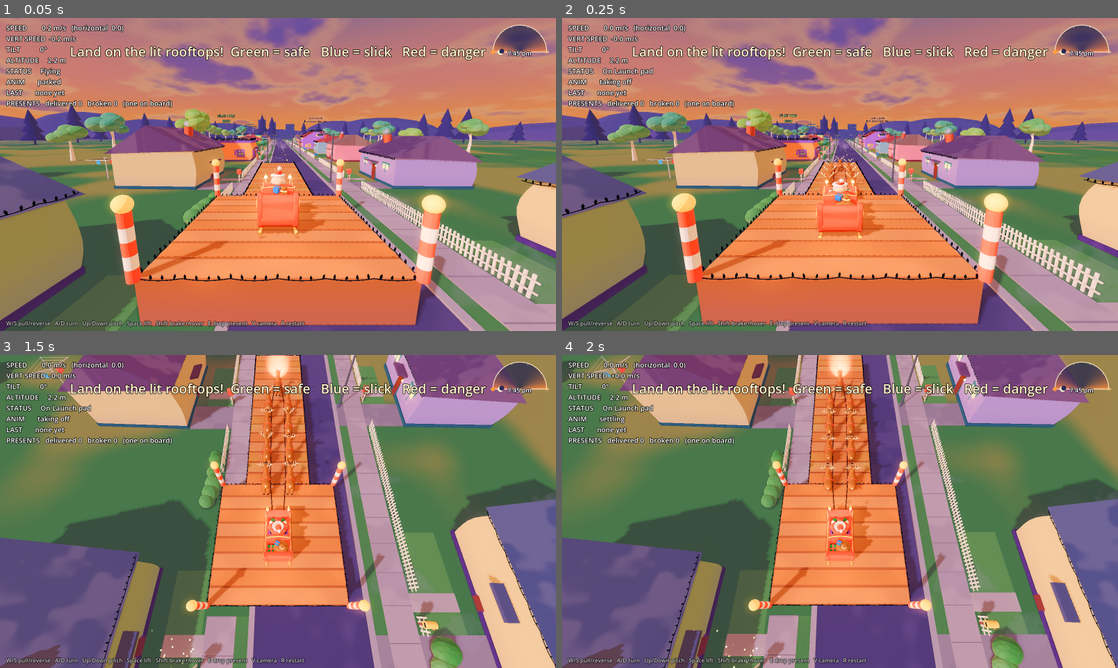
Above: before the commit, frames 1-4 (two rows, left to right).
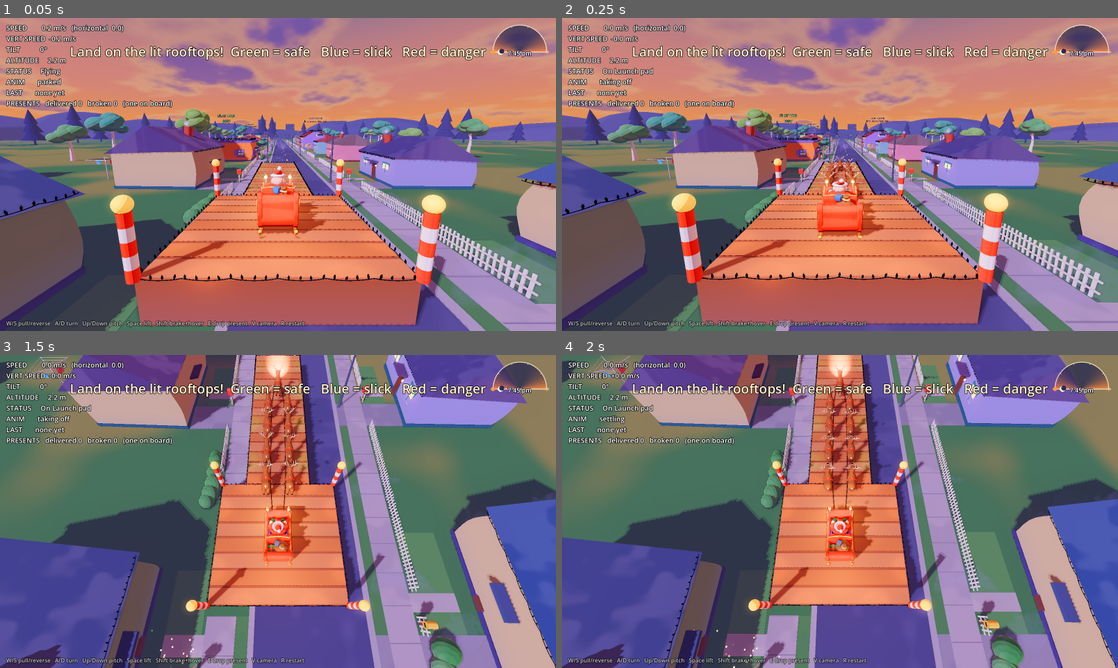
Above: after the commit, the same moments.

Repository: unexpear/santa-sim
Game: Godot game, scene res://scenes/main.tscn
Two runs of this game, one before a commit and one after it. Both use one fixed random seed, a clock stepped at 60 frames per second and the inputs below.
Inputs (mouse positions are in pixels of both pictures, inside the frame that each line leads up to):
- Up to frame 1 (0.05 s): no input
- Up to frame 2 (0.25 s): no input
- Up to frame 3 (1.5 s): move the mouse to (400, 495) at 0.52 s; hold X (elf_lean_right) 0.53-1.25 s; tap V (camera) at 0.6 s; click (400, 495) at 0.67 s; tap Space (elf_jump) at 0.77, 1.07 s; drag from (166, 527) to (250, 574) at 1.27 s
- Up to frame 4 (2 s): no input

The runs differ from the first frame. In frame 1, 34% of the frame differs, in the area x 0-100%, y 29-100%; in frame 2, 34%; in frame 3, 44%, in the area x 0-100%, y 0-100%; in frame 4, 44%.

Commit message:
Restore the art-directed model lighting under the night cycle
The night clock pushed ambient, fog albedo, exposure and fill/rim toward a bright 'sunset' palette at the start of the night, which washed every model out (elf, doors, furniture, houses looked flat and hazy vs aabdc98). Models/meshes were never changed. Now sunset/sunrise only colour the sky; ambient, fog, exposure and fill/rim stay at main.gd's values, with a mild darkening at solar midnight. The sun light is a 0.3 glint. Adds scripts/review_shots.gd + review_tree.gd to shoot the same review stills from any checkout.

Diff:
--- a/scripts/night_clock.gd
+++ b/scripts/night_clock.gd
@@ -30,6 +30,12 @@
 @export var scrub_rate := 900.0  ## debug: holding F8 (Shift+F8 back) runs the clock this many x faster
 @export var running := true
 
+## How dark solar midnight gets relative to the early-night art palette (tunable)
+const DEEP_SKY := 0.38
+const DEEP_HOR := 0.45
+const DEEP_AMBIENT := 0.75
+const DEEP_EXPOSURE := 0.9
+var deep := 0.0  ## 0 early night .. 1 solar midnight
 var night_seconds := 0.0  ## real seconds from start to sunrise
 var elapsed := 0.0
 var k := 0.0  ## 0 start (just before sunset) .. 1 sunrise
@@ -84,6 +90,7 @@
 	rim = p_rim
 	_base = {
 		"top": _sky_param("top_color"), "mid": _sky_param("mid_color"), "hor": _sky_param("horizon_color"),
+		"cloud": _sky_param("cloud_color"), "cloud_lit": _sky_param("cloud_lit_color"),
 		"amb": env.ambient_light_color, "amb_e": env.ambient_light_energy, "fog": env.volumetric_fog_albedo,
 		"moon_e": moon.light_energy if moon else 0.0, "fill_e": fill.light_energy if fill else 0.0, "rim_e": rim.light_energy if rim else 0.0,
 		"exp": env.tonemap_exposure,
@@ -210,7 +217,11 @@
 	var night := clampf(-sun_alt_deg / 14.0, 0.0, 1.0)
 	night = night * night * (3.0 - 2.0 * night)
 	lights_on = clampf((-sun_alt_deg - 1.0) / 4.0, 0.0, 1.0)  # on through civil dusk (sun -1..-5 deg)
-	interior_dim = lerpf(1.0, 0.55, clampf((-sun_alt_deg - 8.0) / 12.0, 0.0, 1.0))  # house lamps dim once everyone's in bed
+	interior_dim = lerpf(1.0, 0.8, clampf((-sun_alt_deg - 8.0) / 12.0, 0.0, 1.0))  # house lamps dim once everyone's in bed
+	# "deep" night: the art-directed palette is the early-night look; around solar midnight it
+	# goes properly dark (deeper sky, more stars, unlit clouds, lower ambient and exposure)
+	deep = clampf((-sun_alt_deg - 12.0) / 20.0, 0.0, 1.0)
+	deep = deep * deep * (3.0 - 2.0 * deep)
 	if env == null:
 		return
 	# sky: sunset (warm, light) -> dusk -> the art-directed night -> pre-dawn (pink) -> sunrise
@@ -224,32 +235,36 @@
 		var nh: Vector3 = _base.hor
 		var e1 := clampf(night * 2.0, 0.0, 1.0)  # day -> dusk
 		var e2 := clampf(night * 2.0 - 1.0, 0.0, 1.0)  # dusk -> night
-		var hor := day_hor.lerp(dusk_hor, e1).lerp(nh, e2)
-		sky_mat.set_shader_parameter("top_color", day_top.lerp(nb.lerp(day_top, 0.25), e1).lerp(nb, e2))
-		sky_mat.set_shader_parameter("mid_color", day_mid.lerp(nm, night))
+		var hor := day_hor.lerp(dusk_hor, e1).lerp(nh, e2) * lerpf(1.0, DEEP_HOR, deep)
+		sky_mat.set_shader_parameter("top_color", day_top.lerp(nb.lerp(day_top, 0.25), e1).lerp(nb, e2) * lerpf(1.0, DEEP_SKY, deep))
+		sky_mat.set_shader_parameter("mid_color", day_mid.lerp(nm, night) * lerpf(1.0, DEEP_SKY, deep))
 		sky_mat.set_shader_parameter("horizon_color", hor)
-		sky_mat.set_shader_parameter("star_amount", 0.35 * clampf((night - 0.45) / 0.55, 0.0, 1.0))
+		sky_mat.set_shader_parameter("cloud_color", (_base.cloud as Vector3) * lerpf(1.0, DEEP_SKY, deep))
+		sky_mat.set_shader_parameter("cloud_lit_color", (_base.cloud_lit as Vector3).lerp(_base.cloud as Vector3, deep) * lerpf(1.0, DEEP_SKY + 0.15, deep))
+		sky_mat.set_shader_parameter("star_amount", (0.35 + 0.45 * deep) * clampf((night - 0.45) / 0.55, 0.0, 1.0))
 		sky_mat.set_shader_parameter("moon_dir", _moon_dir())
 		sky_mat.set_shader_parameter("sun_dir", _sun_dir())
 		sky_mat.set_shader_parameter("sun_amount", clampf((sun_alt_deg + 4.0) / 4.0, 0.0, 1.0))
 		sky_mat.set_shader_parameter("sun_color", Vector3(1.0, 0.55, 0.22) if not dawn else Vector3(1.0, 0.68, 0.38))
-	var day_amb := Color(0.85, 0.7, 0.62) if not dawn else Color(0.8, 0.72, 0.75)
-	env.ambient_light_color = day_amb.lerp(_base.amb, night)
-	env.ambient_light_energy = lerpf(0.9, _base.amb_e, night)
-	env.volumetric_fog_albedo = Color(0.9, 0.62, 0.5).lerp(_base.fog, night) if not dawn else Color(0.85, 0.7, 0.72).lerp(_base.fog, night)
-	env.tonemap_exposure = lerpf(1.0, _base.exp, night)
+	# The models' lighting stays the art-directed look (ambient, fog, exposure, fill/rim: the values
+	# main.gd set up). Sunset/sunrise only colour the SKY; around solar midnight things go a bit darker.
+	# (An earlier version brightened ambient + fog toward a "day" palette: it washed every model out.)
+	env.ambient_light_color = _base.amb
+	env.ambient_light_energy = float(_base.amb_e) * lerpf(1.0, DEEP_AMBIENT, deep)
+	env.volumetric_fog_albedo = (_base.fog as Color).darkened(0.35 * deep)
+	env.tonemap_exposure = float(_base.exp) * lerpf(1.0, DEEP_EXPOSURE, deep)
 	if sun:
 		var sd := _sun_dir()
 		sun.visible = sun_alt_deg > -3.0
-		sun.light_energy = clampf((sun_alt_deg + 3.0) / 8.0, 0.0, 1.0) * 1.6
+		sun.light_energy = clampf((sun_alt_deg + 3.0) / 8.0, 0.0, 1.0) * 0.3  # a low warm glint, not a fill
 		if sun.visible:
 			sun.look_at_from_position(Vector3.ZERO, -sd, Vector3.UP if absf(sd.y) < 0.99 else Vector3.FORWARD)
 	if moon:
-		moon.light_energy = float(_base.moon_e) * lerpf(0.35, 1.0, night)
+		moon.light_energy = float(_base.moon_e) * lerpf(0.6, 1.0, night)
 	if fill:
-		fill.light_energy = float(_base.fill_e) * lerpf(1.6, 1.0, night)
+		fill.light_energy = float(_base.fill_e) * lerpf(1.0, 0.7, deep)
 	if rim:
-		rim.light_energy = float(_base.rim_e) * lerpf(1.8, 1.0, night)
+		rim.light_energy = float(_base.rim_e)
 	# dusk switches: streetlights, windows, Christmas lights; interior lamps dim later in the night
 	if absf(lights_on - _last_lights) > 0.01:
 		_last_lights = lights_on
--- /dev/null
+++ b/scripts/review_shots.gd
@@ -0,0 +1,101 @@
+extends "res://scripts/checks.gd"
+## Visual review stills (version-independent: only uses helpers that also exist in older builds,
+## so the same file can be dropped into an old checkout to shoot "before"). Run through
+## tools/review_tree.gd with REVIEW_DIR set; no user args, so the game starts as the player sees it.
+
+
+func review(m: Node3D, d: String) -> void:
+	_init_check(m, d)
+	await _wait(3.0)
+	var sl: Node3D = m.get("sleigh")
+	await grab("rv_hud_start")
+	clean_screen()
+	for hn in ["HouseFlat", "HouseSteep", "HouseSlick"]:
+		var h := m.get_node_or_null(hn) as Node3D
+		if h == null:
+			continue
+		var c := h.global_position
+		cut_look(c + h.global_basis.z * 16.0 + h.global_basis.x * 7.0 + Vector3(0, 7, 0), c + Vector3(0, 2.5, 0))
+		await _wait(0.8)
+		await grab("rv_ext_" + hn)
+	if sl:
+		var p := sl.global_position
+		cut_look(p + sl.global_basis.x * 3.5 + sl.global_basis.z * 3.0 + Vector3(0, 1.4, 0), p + Vector3(0, 0.6, 0))
+		await _wait(0.6)
+		await grab("rv_sleigh_team")
+		cut_look(p + Vector3(0, 30, 40), p + Vector3(0, 0, -20))
+		await _wait(0.8)
+		await grab("rv_street_wide")
+	var flat: Node3D = m.get_node("HouseFlat")
+	if not await land(flat):
+		print("[review] land failed")
+		m.get_tree().quit()
+		return
+	await enter_and_capture(flat, false)
+	await _wait(1.0)
+	await grab("rv_hud_inside")
+	clean_screen()
+	for k in ["hotbar", "info"]:
+		var cc = gadgets.get(k)
+		if cc is Control:
+			(cc as Control).visible = false
+	var it: Node3D = flat.get("interior")
+	var shots: Dictionary = it.get("shots")
+	for key in shots.keys():
+		var s: Array = shots[key]
+		cut_look(flat.to_global(s[0]), flat.to_global(s[1]))
+		await _wait(0.7)
+		await grab("rv_int_" + str(key))
+	# the elf, close (front and side)
+	var e := elf.global_position
+	var fw := -elf.global_basis.z
+	fw.y = 0
+	fw = fw.normalized() if fw.length() > 0.1 else Vector3.FORWARD
+	cut_look(e + fw * 0.38 + Vector3(0, 0.12, 0), e + Vector3(0, 0.1, 0))
+	await _wait(0.6)
+	await grab("rv_elf_front")
+	cut_look(e + fw.cross(Vector3.UP) * 0.38 + Vector3(0, 0.12, 0), e + Vector3(0, 0.1, 0))
+	await _wait(0.4)
+	await grab("rv_elf_side")
+	# doors
+	var doors: Array = it.get("doors")
+	var n := 0
+	for dr in doors:
+		if n >= 2:
+			break
+		var mid: Vector3 = dr.call("world_mid")
+		var nn: Vector3 = (dr as Node3D).global_basis.z
+		var c0 := flat.global_position
+		c0.y = mid.y
+		if (c0 - mid).dot(nn) < 0.0:
+			nn = -nn
+		cut_look(mid + nn * 1.3 + Vector3(0, 0.7, 0), mid + Vector3(0, 0.8, 0))
+		await _wait(0.5)
+		await grab("rv_door_%d" % n)
+		n += 1
+	# residents
+	var rs: Array = it.get("residents")
+	n = 0
+	for r in rs:
+		if n >= 2:
+			break
+		var p: Vector3 = (r as Node3D).global_position
+		cut_look(p + Vector3(1.0, 1.1, 0.9), p)
+		await _wait(0.5)
+		await grab("rv_resident_%d" % n)
+		n += 1
+	# the night cycle (newer builds): the same views at midnight
+	var clock = m.get("night_clock")
+	if clock:
+		clock.call("set_hour", 0.0)
+		await _wait(0.5)
+		var s2: Array = shots[shots.keys()[0]]
+		cut_look(flat.to_global(s2[0]), flat.to_global(s2[1]))
+		await _wait(0.5)
+		await grab("rv_int_midnight")
+		var h2: Node3D = m.get_node("HouseSteep")
+		cut_look(h2.global_position + h2.global_basis.z * 16.0 + h2.global_basis.x * 7.0 + Vector3(0, 7, 0), h2.global_position + Vector3(0, 2.5, 0))
+		await _wait(0.8)
+		await grab("rv_ext_midnight")
+	print("[review] done")
+	m.get_tree().quit()
--- /dev/null
+++ b/scripts/review_tree.gd
@@ -0,0 +1,14 @@
+extends SceneTree
+## godot --path <project> --script res://scripts/review_tree.gd   (REVIEW_DIR=<dir for stills>)
+var _c
+
+
+func _initialize() -> void:
+	var main: Node = load("res://scenes/main.tscn").instantiate()
+	root.add_child(main)
+	for i in 5:
+		await process_frame
+	while main.get("mission") == null:
+		await process_frame
+	_c = load("res://scripts/review_shots.gd").new()
+	_c.call("review", main, OS.get_environment("REVIEW_DIR"))
Not shown, added: scripts/review_shots.gd.uid
Not shown, added: scripts/review_tree.gd.uid
